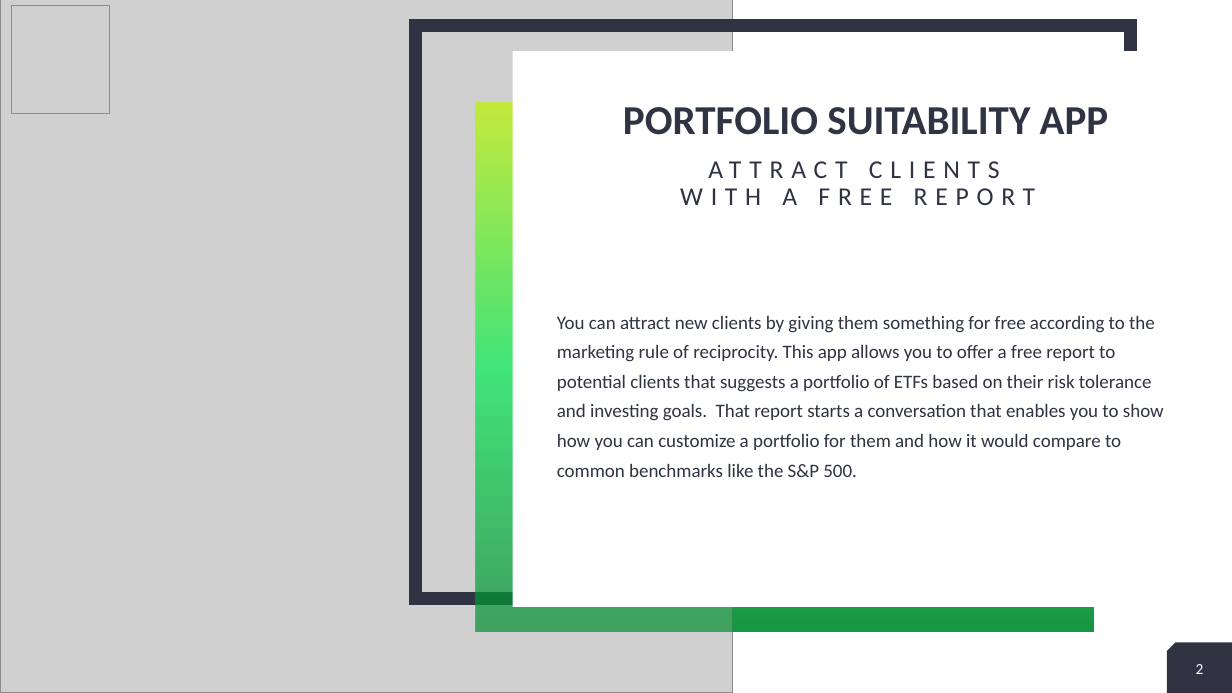
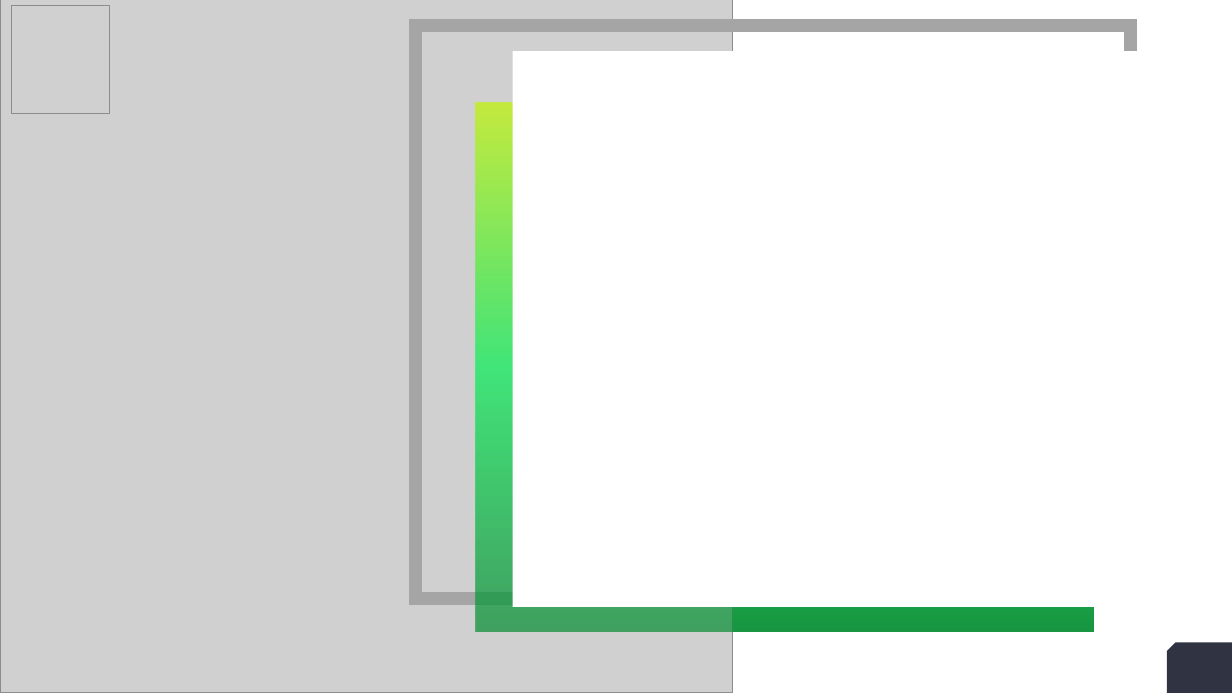
Before and after one commit to Kgross2/portfolio_suitability_application, a slide deck: slide 2 of admin/Portfolio_suitability_ presentationMon draft.pptx. Drawn at 1232x693 pixels with LibreOffice and Linux fonts; fonts in the diff are those of the drawing; grey boxes stand for pictures. Boxes give left, top, right and bottom in pixels: in the first picture for what was removed or moved away, otherwise in the second. Text is boxed around its words. In the diff, an @@ line names an element or a change of style, - is before the commit and + after.

```diff
--- a/admin/Portfolio_suitability_ presentationMon draft.pptx
+++ b/admin/Portfolio_suitability_ presentationMon draft.pptx
@@ rectangle at <box>416,26,1131,599</box>: outline #2F3342 10 pt to #A5A5A5 10 pt @@
@@ rectangle added at <box>416,26,1131,599</box>, outline #2F3342 10 pt @@
@@ title removed at <box>623,107,1109,135</box> @@
-PORTFOLIO SUITABILITY APP
@@ text removed at <box>680,188,1036,205</box> @@
-ATTRACT CLIENTS WITH A FREE REPORT
@@ text removed at <box>557,316,1164,477</box> @@
-You can attract new clients by giving them something for free according to the marketing rule of reciprocity. This app allows you to offer a free report to potential clients that suggests a portfolio of ETFs based on their risk tolerance and investing goals. That report starts a conversation that enables you to show how you can customize a portfolio for them and how it would compare to common benchmarks like the S&P 500.
@@ page number removed at <box>1196,664,1204,674</box> @@
-2
```
Also in this commit, not shown: 21 other slides changed, 19 other files.
